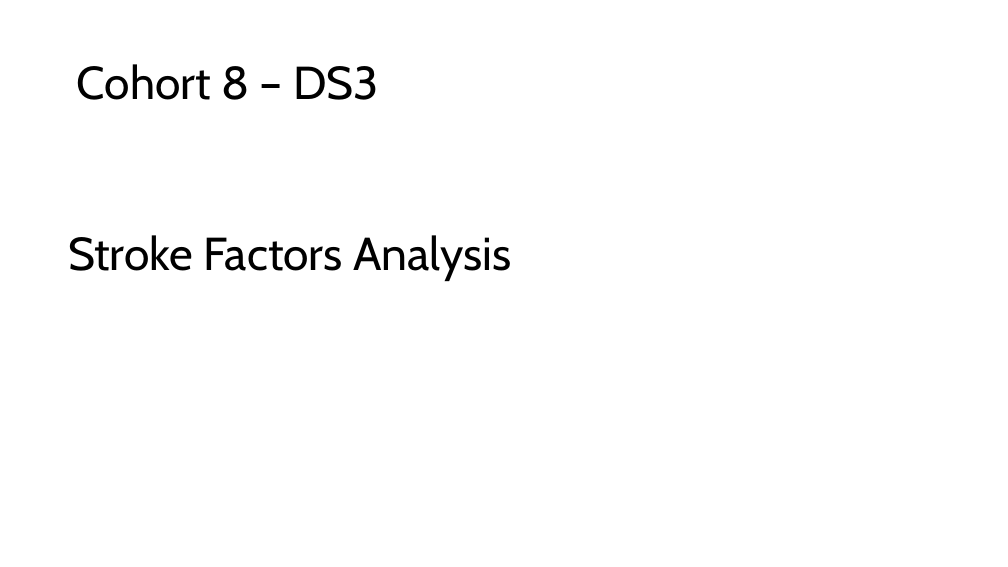
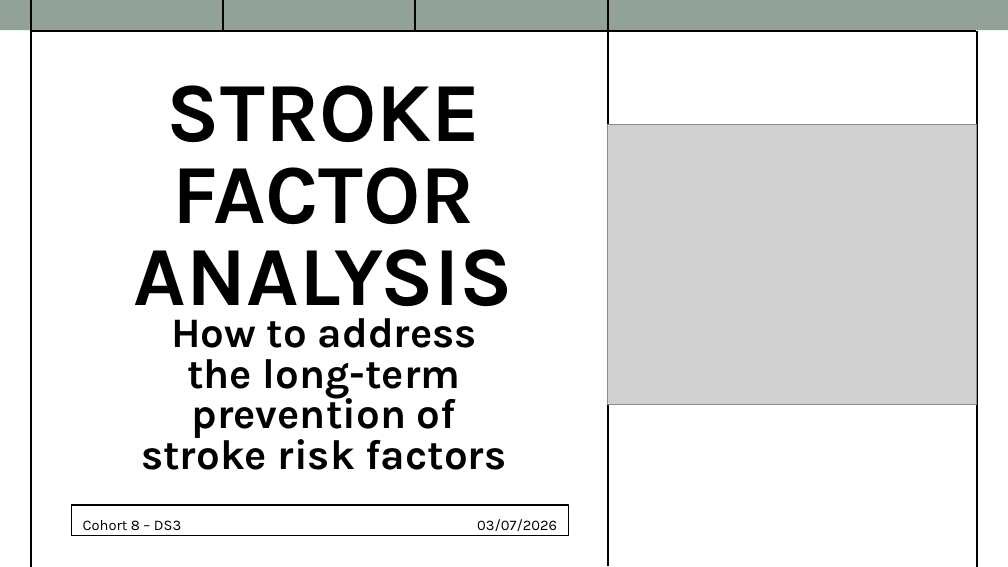
Before and after one commit to adnt01/stroke_factors_analysis, a slide deck: slide 1 of report_and_presentation/Cohort8_DS3_Presentation.pptx. Drawn at 1008x567 pixels with LibreOffice and Linux fonts; fonts in the diff are those of the drawing; grey boxes stand for pictures. Boxes give left, top, right and bottom in pixels: in the first picture for what was removed or moved away, otherwise in the second. Text is boxed around its words. In the diff, an @@ line names an element or a change of style, - is before the commit and + after.

Commit message:
Update Presentation fixed date, added text for correlation

```diff
--- a/report_and_presentation/Cohort8_DS3_Presentation.pptx
+++ b/report_and_presentation/Cohort8_DS3_Presentation.pptx
@@ rectangle added at [0, 0, 1008, 30], fill #93A299 @@
@@ line added from (31, 567) to (31, 0), #000000 1.5 pt @@
@@ line added from (223, 32) to (223, 0), #000000 1.5 pt @@
@@ line added from (415, 32) to (415, 0), #000000 1.5 pt @@
@@ line added from (608, 566) to (608, 0), #000000 1.5 pt @@
@@ line added from (976, 31) to (31, 31), #000000 1.5 pt @@
@@ line added from (977, 567) to (977, 30), #000000 1.5 pt @@
@@ text "STROKE FACTOR" at [134, 85, 513, 325]: vertical alignment middle to top @@
@@ text at [134, 85, 513, 325]: text changed; size 44 to 80 pt; font Cabin to Karla; bold on @@
-Stroke Factors Analysis
+STROKE FACTOR
+ANALYSIS
@@ picture added at [608, 124, 977, 405] @@
@@ text added at [141, 318, 506, 470], 40 pt, text #000000, bold @@
+How to address the long-term prevention of stroke risk factors
@@ freeform shape added at [72, 505, 569, 535], outline #000000 1.5 pt @@
@@ text "Cohort 8 – DS3": place and size @@
-text "Cohort 8 – DS3" at [77, 64, 379, 100]
+text "Cohort 8 – DS3" at [83, 520, 181, 530]
@@ text "Cohort 8 – DS3" at [83, 520, 181, 530]: size 44 to 14 pt, font Cabin to Karla; line spacing 0.9 to 1.4; vertical alignment middle to top @@
@@ text added at [477, 519, 557, 531], 14 pt, text #000000 @@
+03/07/2026
```
Also in this commit, not shown: 13 other slides changed, 7 slides added, 6 slides removed.
